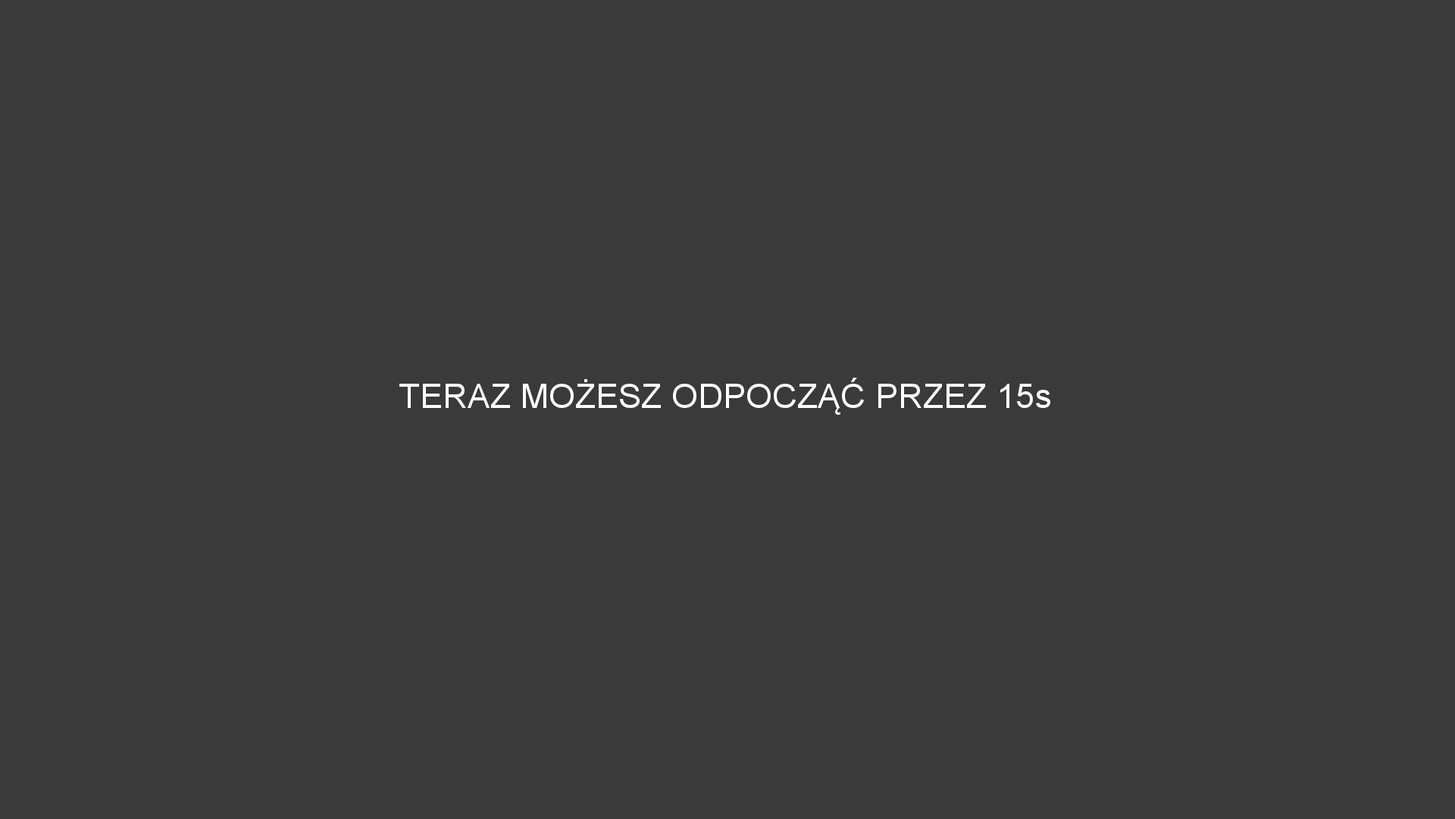
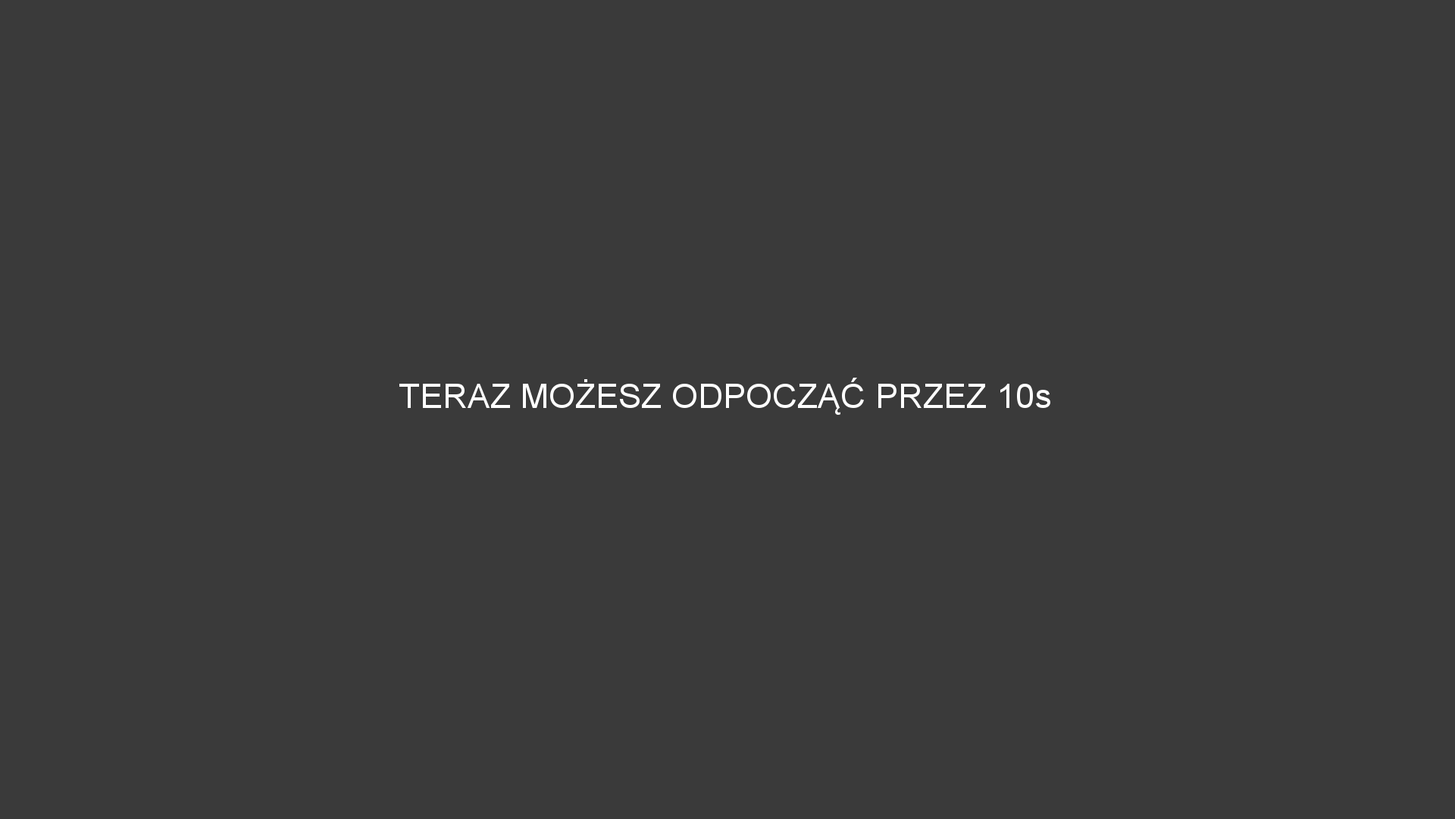
Layer changes from the first w=1455, h=819 image to the second:
renamed "TERAZ MOŻESZ ODPOCZĄĆ PRZEZ 15..." to "TERAZ MOŻESZ ODPOCZĄĆ PRZEZ 10...", painted on it over left=1017, top=383, right=1034, bottom=408
